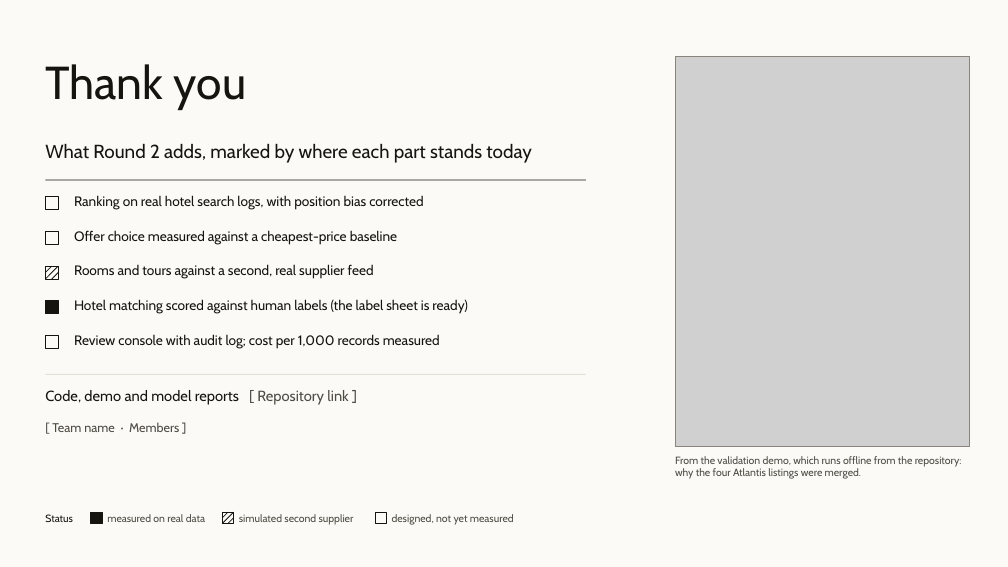
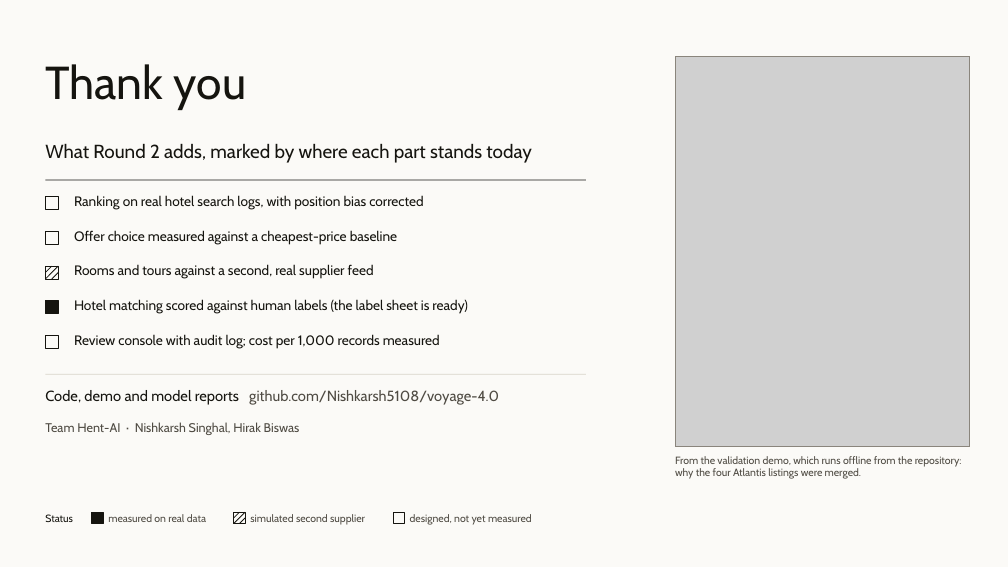
Before and after one commit to Nishkarsh5108/voyage-4.0, a slide deck: slide 4 of submission/round1/Canon_Round1_v3.pptx. Drawn at 1008x567 pixels with LibreOffice and Linux fonts; fonts in the diff are those of the drawing; grey boxes stand for pictures. Boxes give left, top, right and bottom in pixels: in the first picture for what was removed or moved away, otherwise in the second. Text is boxed around its words. In the diff, an @@ line names an element or a change of style, - is before the commit and + after.

```diff
--- a/submission/round1/Canon_Round1_v3.pptx
+++ b/submission/round1/Canon_Round1_v3.pptx
@@ text at bbox=[45, 390, 499, 405]: text changed; text colour #15140F to #4F4B43 @@
-Code, demo and model reports [ Repository link ]
+Code, demo and model reports github.com/Nishkarsh5108/voyage-4.0
@@ text at bbox=[45, 422, 300, 435]: text changed @@
-[ Team name · Members ]
+Team Hent-AI · Nishkarsh Singhal, Hirak Biswas
@@ 3 lines, 1 rectangle: place and size @@
-3 lines, 1 rectangle at bbox=[222, 513, 234, 524]
+3 lines, 1 rectangle at bbox=[234, 513, 245, 524]
@@ text "simulated second supplier": place and size @@
-text "simulated second supplier" at bbox=[239, 514, 354, 525]
+text "simulated second supplier" at bbox=[250, 514, 365, 525]
@@ rectangle: place and size @@
-rectangle at bbox=[375, 513, 386, 524]
+rectangle at bbox=[393, 513, 405, 524]
@@ text "designed, not yet measured": place and size @@
-text "designed, not yet measured" at bbox=[392, 514, 514, 525]
+text "designed, not yet measured" at bbox=[410, 514, 532, 525]
```
Also in this commit, not shown: 3 other slides changed, 8 other files.
